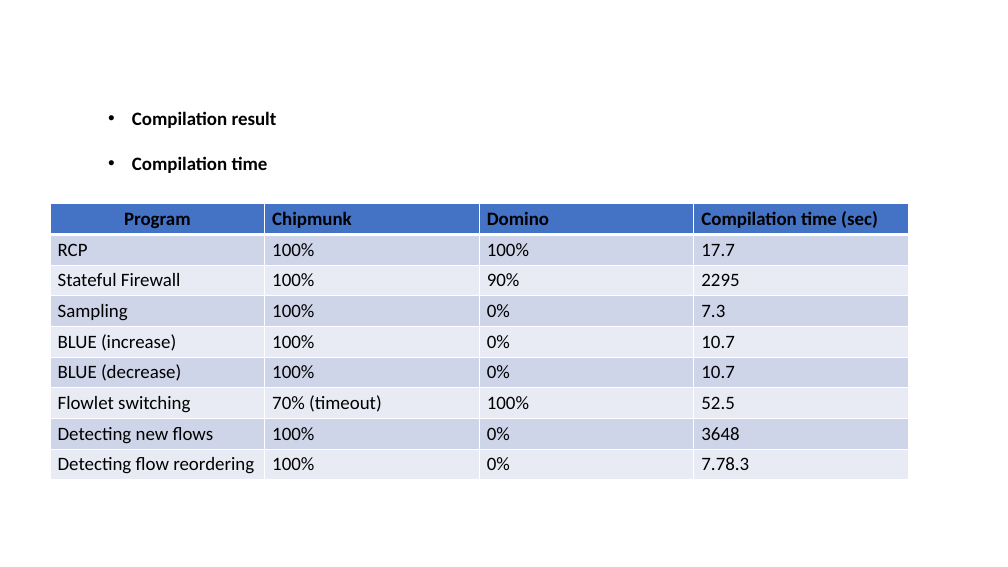
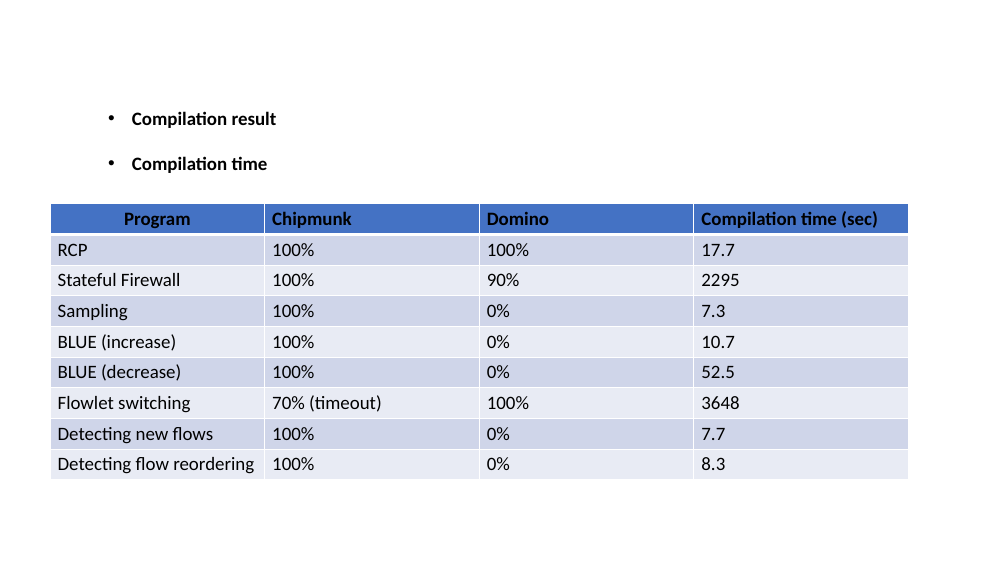
Before and after one commit to chipmunk-project/chipmunk_talk, a slide deck: slide 16 of HotNets_talk.pptx. Drawn at 1008x567 pixels with LibreOffice and Linux fonts; fonts in the diff are those of the drawing. Boxes give left, top, right and bottom in pixels: in the first picture for what was removed or moved away, otherwise in the second. Text is boxed around its words. In the diff, an @@ line names an element or a change of style, - is before the commit and + after.

```diff
--- a/HotNets_talk.pptx
+++ b/HotNets_talk.pptx
@@ table at (50, 204, 909, 480) @@
-row 6, column 4: 10.7
+row 6, column 4: 52.5
-row 7, column 4: 52.5
+row 7, column 4: 3648
-row 8, column 4: 3648
+row 8, column 4: 7.7
-row 9, column 4: 7.78.3
+row 9, column 4: 8.3
```
Also in this commit, not shown: 3 other slides changed.
